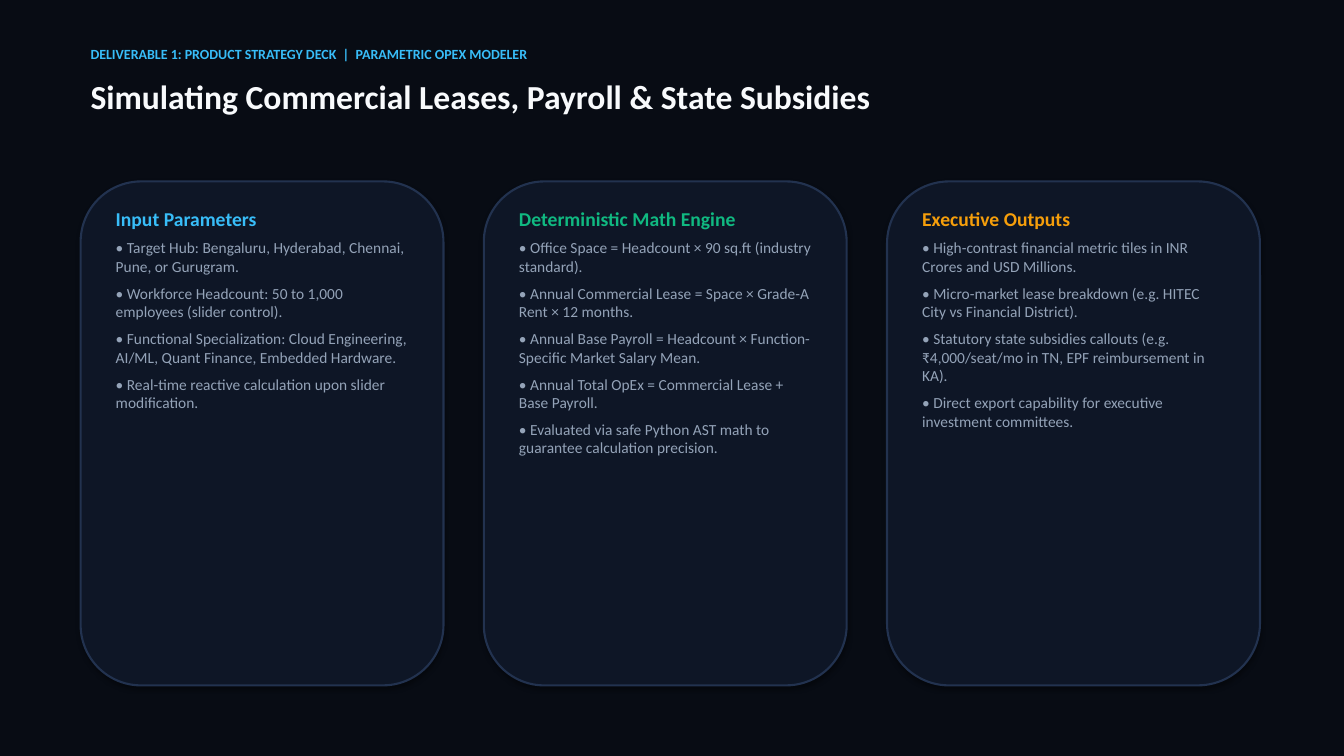
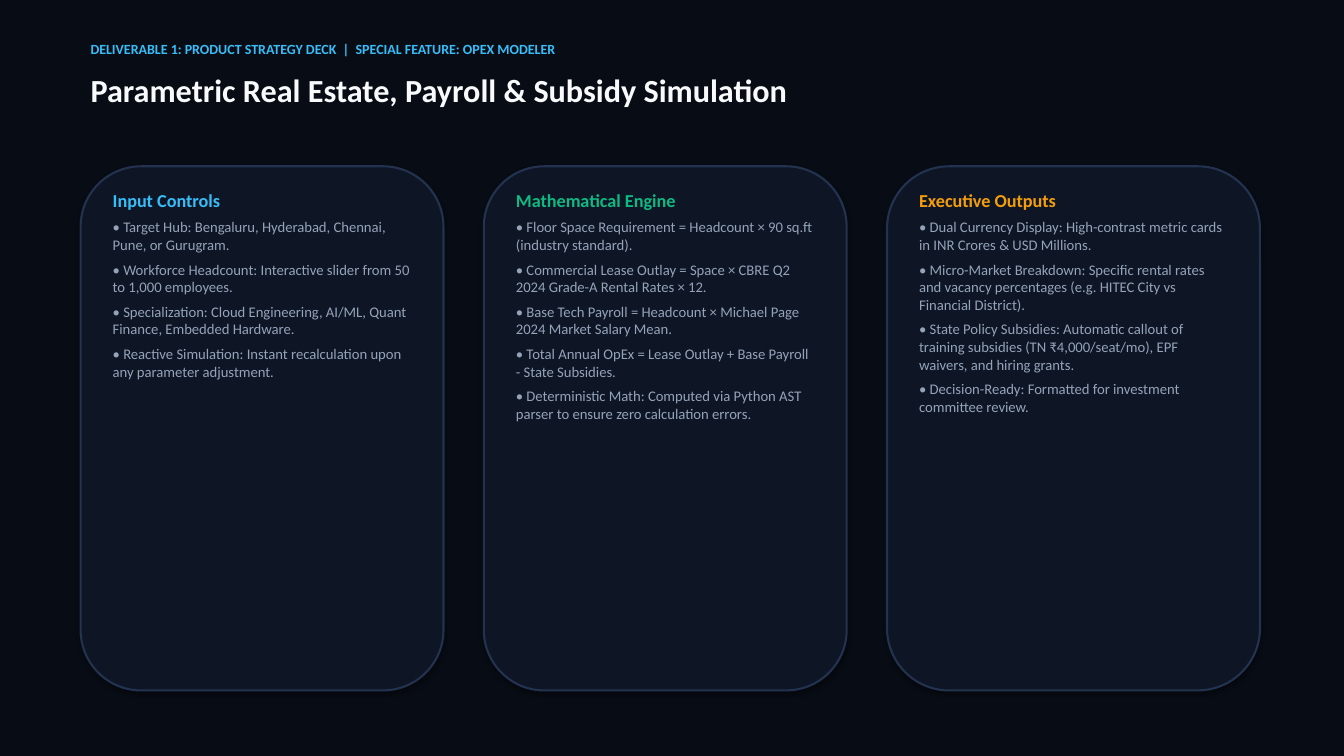
Before and after one commit to SURYAMS002/gcc, a slide deck: slide 8 of GCC_Intel_Product_Strategy_Deck.pptx (slide 7 before the commit). Drawn at 1344x756 pixels with LibreOffice and Linux fonts; fonts in the diff are those of the drawing. Boxes give left, top, right and bottom in pixels: in the first picture for what was removed or moved away, otherwise in the second. Text is boxed around its words. In the diff, an @@ line names an element or a change of style, - is before the commit and + after.

Commit message:
Elevate Product Strategy Deck to 15 executive slides: add system architecture, deep dives on all special features, and eliminate any external project mentions

```diff
--- a/GCC_Intel_Product_Strategy_Deck.pptx
+++ b/GCC_Intel_Product_Strategy_Deck.pptx
@@ text at [91, 45, 555, 54]: text changed @@
-DELIVERABLE 1: PRODUCT STRATEGY DECK | PARAMETRIC OPEX MODELER
+DELIVERABLE 1: PRODUCT STRATEGY DECK | SPECIAL FEATURE: OPEX MODELER
@@ text at [91, 79, 787, 107]: text changed; size 24 to 23 pt @@
-Simulating Commercial Leases, Payroll & State Subsidies
+Parametric Real Estate, Payroll & Subsidy Simulation
@@ rounded rectangle: place and size @@
-rounded rectangle at [81, 181, 444, 686]
+rounded rectangle at [81, 166, 444, 691]
@@ rounded rectangle: place and size @@
-rounded rectangle at [484, 181, 847, 686]
+rounded rectangle at [484, 166, 847, 691]
@@ rounded rectangle: place and size @@
-rounded rectangle at [887, 181, 1260, 686]
+rounded rectangle at [887, 166, 1260, 691]
@@ text "Input Controls": place and size @@
-text "Input Controls" at [116, 213, 406, 408]
+text "Input Controls" at [113, 194, 410, 380]
@@ text at [113, 194, 220, 210]: text changed; size 14 to 13 pt @@
-Input Parameters
+Input Controls
@@ text at [516, 194, 812, 422]: text changed; size 11 to 10.5 pt @@
-Deterministic Math Engine
-• Office Space = Headcount × 90 sq.ft (industry standard).
-• Annual Commercial Lease = Space × Grade-A Rent × 12 months.
-• Annual Base Payroll = Headcount × Function-Specific Market Salary Mean.
-• Annual Total OpEx = Commercial Lease + Base Payroll.
-• Evaluated via safe Python AST math to guarantee calculation precision.
+Mathematical Engine
+• Floor Space Requirement = Headcount × 90 sq.ft (industry standard).
+• Commercial Lease Outlay = Space × CBRE Q2 2024 Grade-A Rental Rates × 12.
+• Base Tech Payroll = Headcount × Michael Page 2024 Market Salary Mean.
+• Total Annual OpEx = Lease Outlay + Base Payroll - State Subsidies.
+• Deterministic Math: Computed via Python AST parser to ensure zero calculation errors.
@@ text "Executive Outputs": place and size @@
-text "Executive Outputs" at [922, 212, 1205, 427]
+text "Executive Outputs" at [919, 194, 1222, 412]
@@ text at [919, 194, 1056, 210]: size 14 to 13 pt in "Executive Outputs" @@
@@ text at [113, 222, 386, 253]: size 11 to 10.5 pt in "• Target Hub: Bengaluru, Hyderabad, Chennai, Pune, ..."; less space between paragraphs @@
@@ text at [919, 222, 1222, 412]: text changed; size 11 to 10.5 pt @@
-• High-contrast financial metric tiles in INR Crores and USD Millions.
-• Micro-market lease breakdown (e.g. HITEC City vs Financial District).
-• Statutory state subsidies callouts (e.g. ₹4,000/seat/mo in TN, EPF reimbursement in KA).
-• Direct export capability for executive investment committees.
+• Dual Currency Display: High-contrast metric cards in INR Crores & USD Millions.
+• Micro-Market Breakdown: Specific rental rates and vacancy percentages (e.g. HITEC City vs Financial District).
+• State Policy Subsidies: Automatic callout of training subsidies (TN ₹4,000/seat/mo), EPF waivers, and hiring grants.
+• Decision-Ready: Formatted for investment committee review.
@@ text at [113, 265, 410, 380]: text changed; size 11 to 10.5 pt @@
-• Workforce Headcount: 50 to 1,000 employees (slider control).
-• Functional Specialization: Cloud Engineering, AI/ML, Quant Finance, Embedded Hardware.
-• Real-time reactive calculation upon slider modification.
+• Workforce Headcount: Interactive slider from 50 to 1,000 employees.
+• Specialization: Cloud Engineering, AI/ML, Quant Finance, Embedded Hardware.
+• Reactive Simulation: Instant recalculation upon any parameter adjustment.
```
Also in this commit, not shown: 10 other slides changed, 4 slides added, 2 slides removed, 2 other files.
